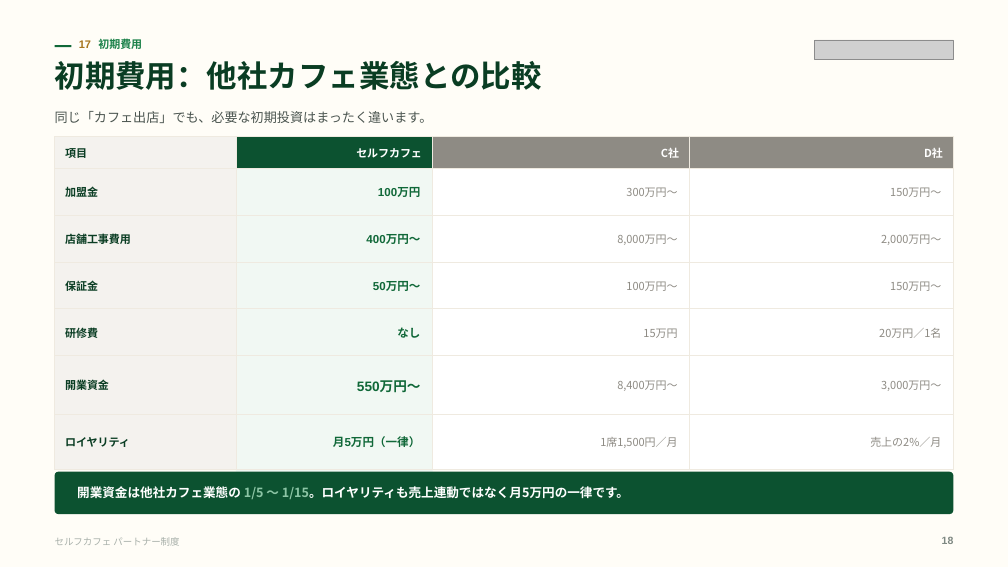
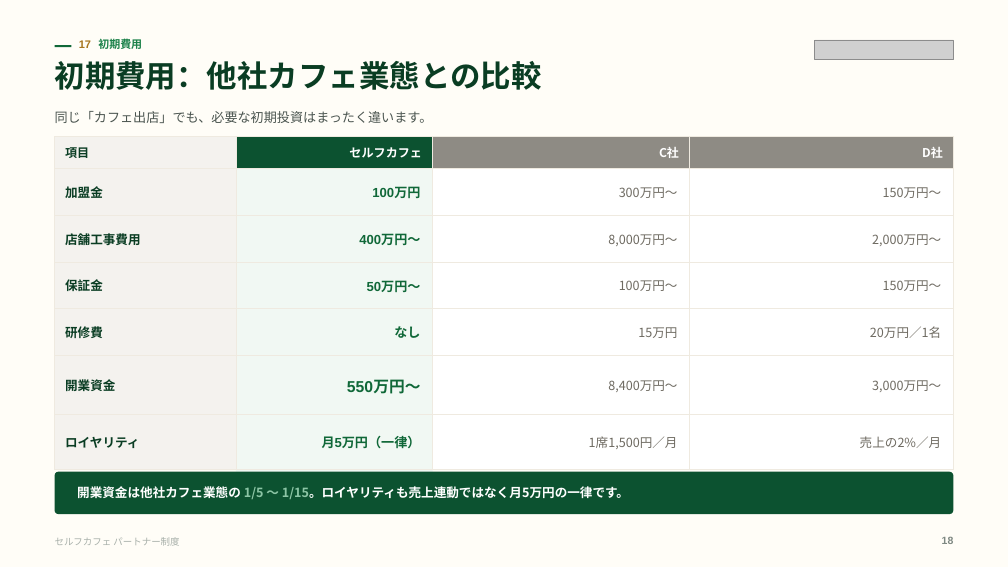
Before and after one commit to a5408071-cmd/suzuki-ceo, a slide deck: slide 18 of selfcafe-partner-deck/selfcafe-partner-deck.pptx. Drawn at 1008x567 pixels with LibreOffice and Linux fonts; fonts in the diff are those of the drawing; grey boxes stand for pictures. Boxes give left, top, right and bottom in pixels: in the first picture for what was removed or moved away, otherwise in the second. Text is boxed around its words. In the diff, an @@ line names an element or a change of style, - is before the commit and + after.

```diff
--- a/selfcafe-partner-deck/selfcafe-partner-deck.pptx
+++ b/selfcafe-partner-deck/selfcafe-partner-deck.pptx
@@ table at (x1=54, y1=137, x2=954, y2=453) @@
@@ size 10.5 to 11.5 pt in "項目", "セルフカフェ", "C社", "D社" @@
@@ size 10.5 to 12 pt in "加盟金", "300万円〜", "150万円〜", "店舗工事費用" and 14 more places @@
@@ size 11 to 12.5 pt in "100万円", "400万円〜", "50万円〜", "なし" and 1 more places @@
@@ text colour #8E8B84 to #6E6A61 in "300万円〜", "150万円〜", "8,000万円〜", "2,000万円〜" and 8 more places @@
@@ size 13 to 15 pt in "550万円〜" @@
```
Also in this commit, not shown: 8 other slides changed, 6 other files.
